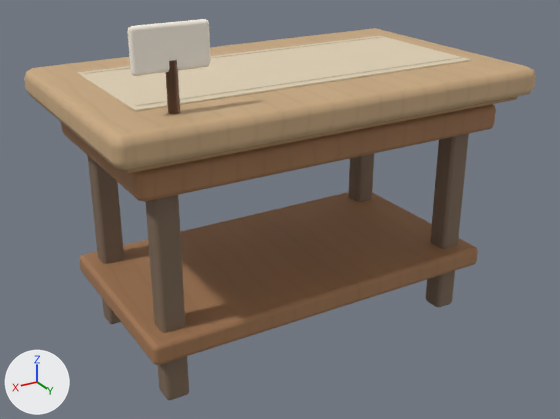
One commit to the glTF model assets/masters/native-v4/display-1.glb: the scene before it, then after it.
Both versions are drawn from a 50 mm camera at (1.407, 2.339, 1.614) aimed at (0.037, 0.056, 0.473). Lighting does not change. The marker at lower left points along +X, +Y and +Z. The older version comes first. Vertices at exactly the same position are counted once.

In view in the first picture: 'display-1'.
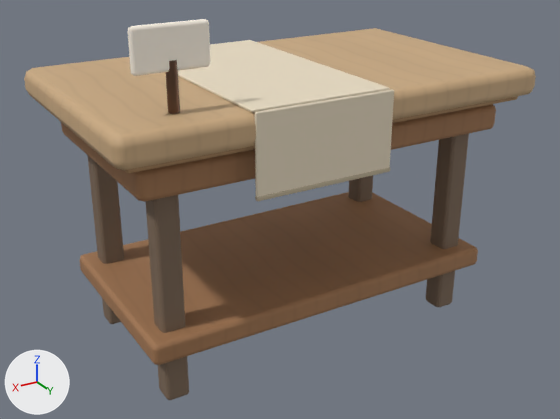
Where the change shows, as pixel boxes [x1, y1, x2, y2] in the pictures (560 x 419 px; the box of a moved part takes in the faces that stretch with it):
part 1 of me_mesh_0, added: after [255, 167, 390, 201]
part 2 of me_mesh_0, added (beige): after [255, 89, 394, 197]
part 3 of me_mesh_0, deleted: before [84, 37, 380, 74]
part 4 of me_mesh_0, deleted: before [135, 57, 461, 106]
part 5 of me_mesh_0, moved or reshaped: before [77, 36, 470, 111]; after [178, 40, 390, 112]
part 6 of me_mesh_0, recoloured: before [78, 73, 135, 110]; after [179, 76, 251, 112]

The change, as a list of edits to the scene's bpy script:
```text
Add mat_mat_woven_fabric_v1__e9dcc3_1_r0_94_m0_ior1_45_opaque_ds0_linear_srgb_v2_native_r0_9:
    mat_mat_woven_fabric_v1__e9dcc3_1_r0_94_m0_ior1_45_opaque_ds0_linear_srgb_v2_native_r0_9 = principled_material('mat.woven-fabric.v1:#E9DCC3:1:r0.94:m0:ior1.45:OPAQUE:ds0:linear-srgb-v2:native-r0.9')
    mat_mat_woven_fabric_v1__e9dcc3_1_r0_94_m0_ior1_45_opaque_ds0_linear_srgb_v2_native_r0_9.base_color = (0.815, 0.716, 0.546)  # beige #e9dcc3
    mat_mat_woven_fabric_v1__e9dcc3_1_r0_94_m0_ior1_45_opaque_ds0_linear_srgb_v2_native_r0_9.roughness = 0.9
Add mat_mat_woven_fabric_v1__c2b49a_1_r0_94_m0_ior1_45_opaque_ds0_linear_srgb_v2_native_r0_9:
    mat_mat_woven_fabric_v1__c2b49a_1_r0_94_m0_ior1_45_opaque_ds0_linear_srgb_v2_native_r0_9 = principled_material('mat.woven-fabric.v1:#C2B49A:1:r0.94:m0:ior1.45:OPAQUE:ds0:linear-srgb-v2:native-r0.9')
    mat_mat_woven_fabric_v1__c2b49a_1_r0_94_m0_ior1_45_opaque_ds0_linear_srgb_v2_native_r0_9.base_color = (0.539, 0.456, 0.323)  # beige #c2b49a
    mat_mat_woven_fabric_v1__c2b49a_1_r0_94_m0_ior1_45_opaque_ds0_linear_srgb_v2_native_r0_9.roughness = 0.9
Change me_mesh_0:
    used by ob_display_1; location = (0.0, 0.0, 0.0)
    remove me_mesh_0.from_pydata(...)  # 590 vertices, 1128 faces; spans x -0.79..0.79, y -0.47..0.47, z 0.0..1.25
    add me_mesh_0.from_pydata(...)  # 686 vertices, 1320 faces; spans x -0.79..0.79, y -0.47..0.48, z 0.0..1.25
    me_mesh_0 part 1: the loose piece of 56 vertices spanning x -0.7..0.7, y -0.38..0.38, z 0.75..0.85 is copied, and the copy is scaled about its middle by (0.36, 0.0153, 0.148), then moved by (0.12, 0.47, -0.07), in mat_mat_woven_fabric_v1__c2b49a_1_r0_94_m0_ior1_45_opaque_ds0_linear_srgb_v2_native_r0_9 (beige #c2b49a); it spans x -0.13..0.37, y 0.46..0.48, z 0.73..0.74
    me_mesh_0 part 2: a new loose piece of 44 vertices spanning x -0.13..0.37, y 0.47..0.48, z 0.73..1.0, in mat_mat_woven_fabric_v1__e9dcc3_1_r0_94_m0_ior1_45_opaque_ds0_linear_srgb_v2_native_r0_9 (beige #e9dcc3)
    me_mesh_0 part 3: the loose piece of 8 vertices spanning x -0.63..0.63, y -0.24..-0.23, z 1.0 is deleted
    me_mesh_0 part 4: the loose piece of 8 vertices spanning x -0.63..0.63, y 0.23..0.24, z 1.0 is deleted
    me_mesh_0 part 5
    35 vertices are removed from x -0.65..0.65, y -0.27..0.27, z 0.99..1.0
    81 faces are deleted
    3 vertices in x 0.65, y -0.27, z 1.0 move by (-0.28, -0.18, -0.01)
    6 vertices move from x 0.65, y -0.27..0.27, z 1.0 to x 0.37, y -0.46..0.45, z 0.99..1.0
    41 vertices are added at x -0.13..0.37, y -0.46..0.46, z 0.99..1.0
    6 new vertices lie (-0.5, 0.0, 0.0) away from vertices in x 0.37..0.65, y -0.46..0.45, z 0.99..1.0
    105 new faces join them, mat_mat_woven_fabric_v1__e9dcc3_1_r0_94_m0_ior1_45_opaque_ds0_linear_srgb_v2_native_r0_9 (beige #e9dcc3)
    me_mesh_0 part 6: 4 faces spanning x 0.37, y -0.46..0.45, z 0.99..1.0 switch from mat_mat_woven_fabric_v1__e0d1b5_1_r0_94_m0_ior1_45_opaque_ds0_linear_srgb_v2_native_r0_9 (beige #e0d1b5) to mat_mat_woven_fabric_v1__e9dcc3_1_r0_94_m0_ior1_45_opaque_ds0_linear_srgb_v2_native_r0_9 (beige #e9dcc3)
    remove me_mesh_0.materials.append(mat_mat_woven_fabric_v1__c1b698_1_r0_94_m0_ior1_45_opaque_ds0_linear_srgb_v2_native_r0_9)  # beige #c1b698
    add me_mesh_0.materials.append(mat_mat_woven_fabric_v1__c2b49a_1_r0_94_m0_ior1_45_opaque_ds0_linear_srgb_v2_native_r0_9)  # beige #c2b49a
```
